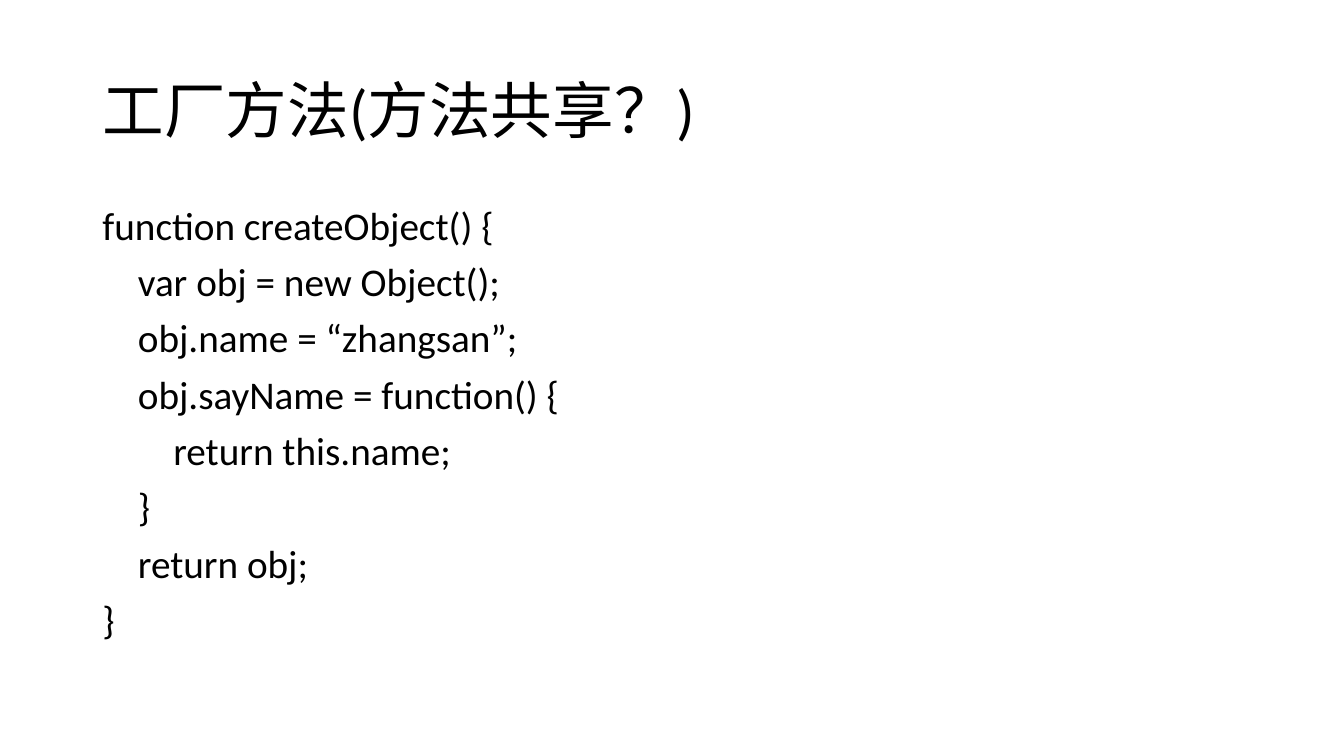
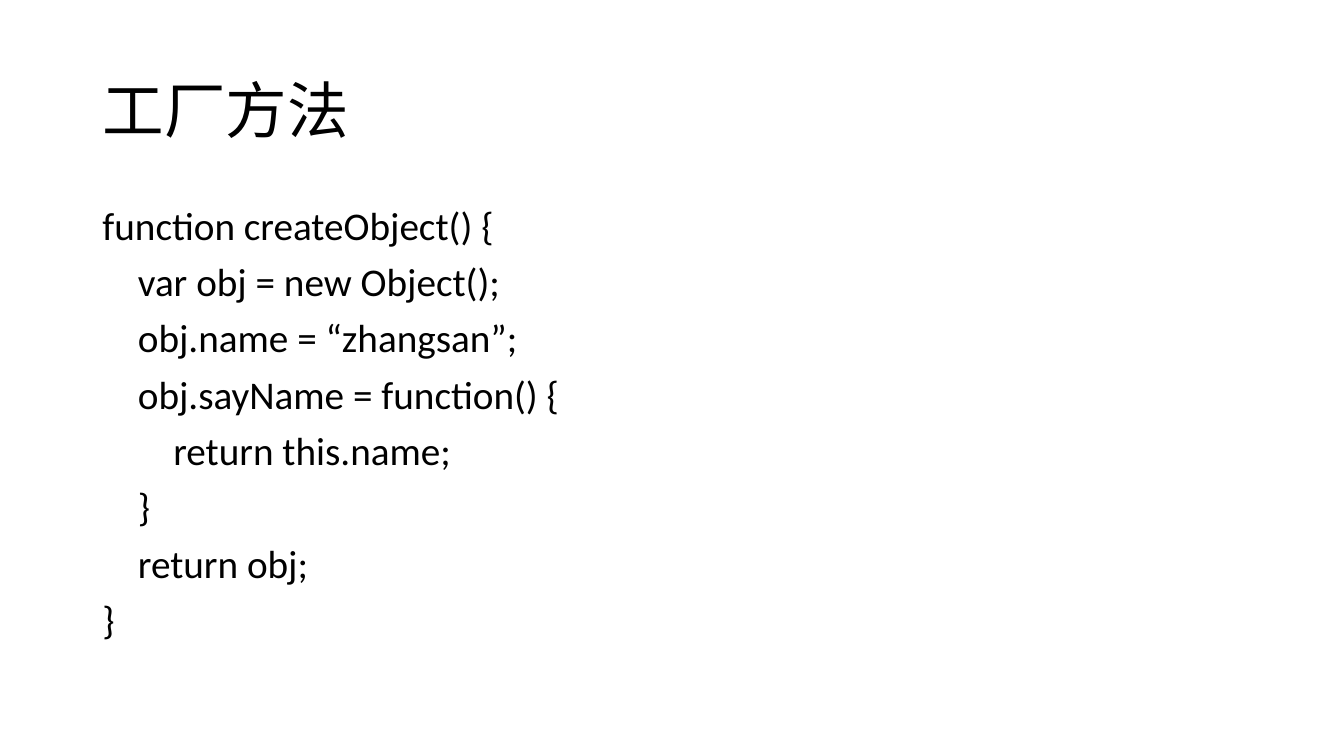
Before and after one commit to logan2013/java8, a slide deck: slide 16 of JavaScript.pptx. Drawn at 1344x756 pixels with LibreOffice and Linux fonts; fonts in the diff are those of the drawing. Boxes give left, top, right and bottom in pixels: in the first picture for what was removed or moved away, otherwise in the second. Text is boxed around its words. In the diff, an @@ line names an element or a change of style, - is before the commit and + after.

```diff
--- a/JavaScript.pptx
+++ b/JavaScript.pptx
@@ title at [102,81,348,138]: text changed @@
-工厂方法(方法共享？)
+工厂方法
```
Also in this commit, not shown: 6 other slides changed, 1 slide added, 1 slide removed, 25 other files.
